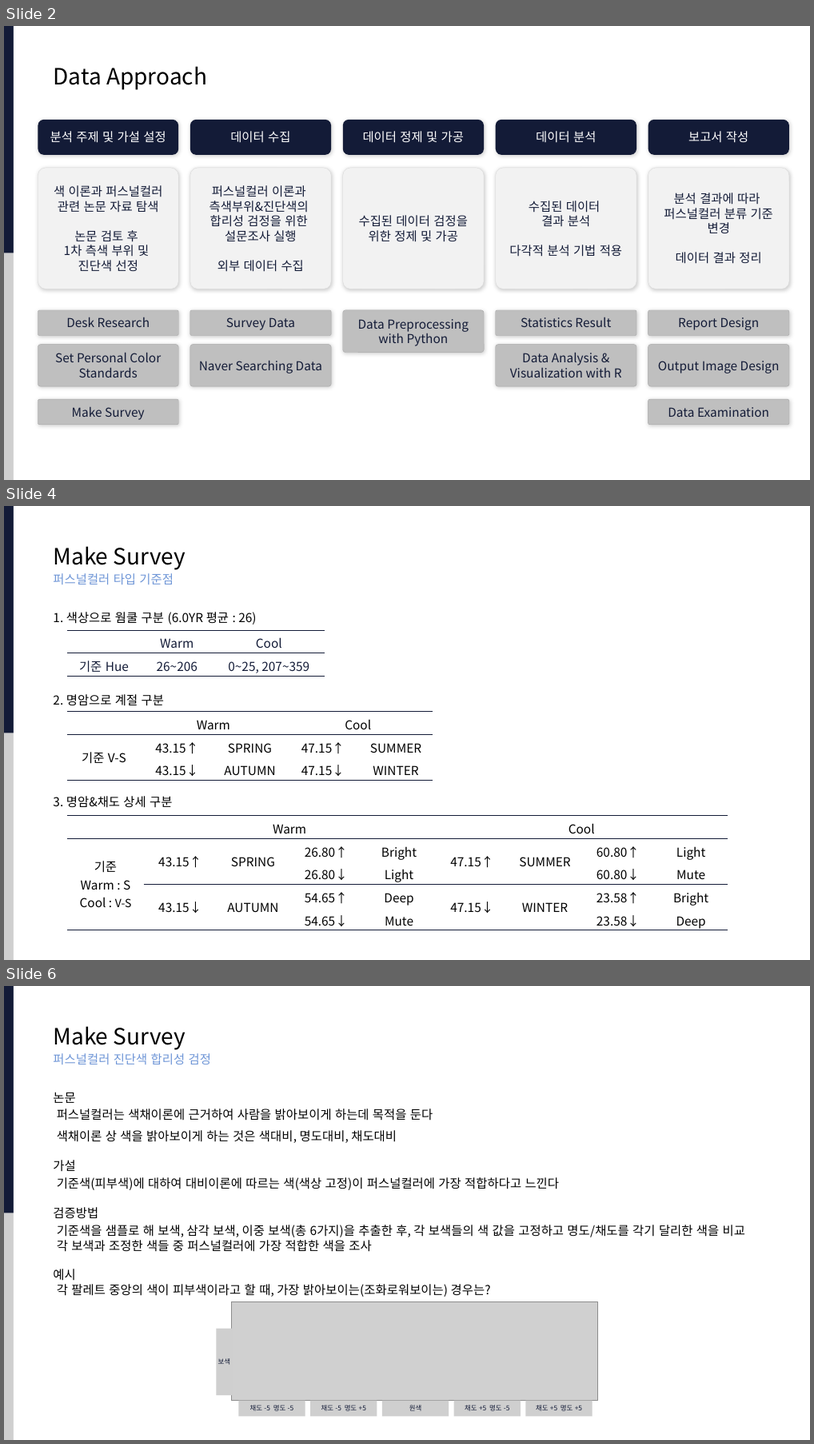
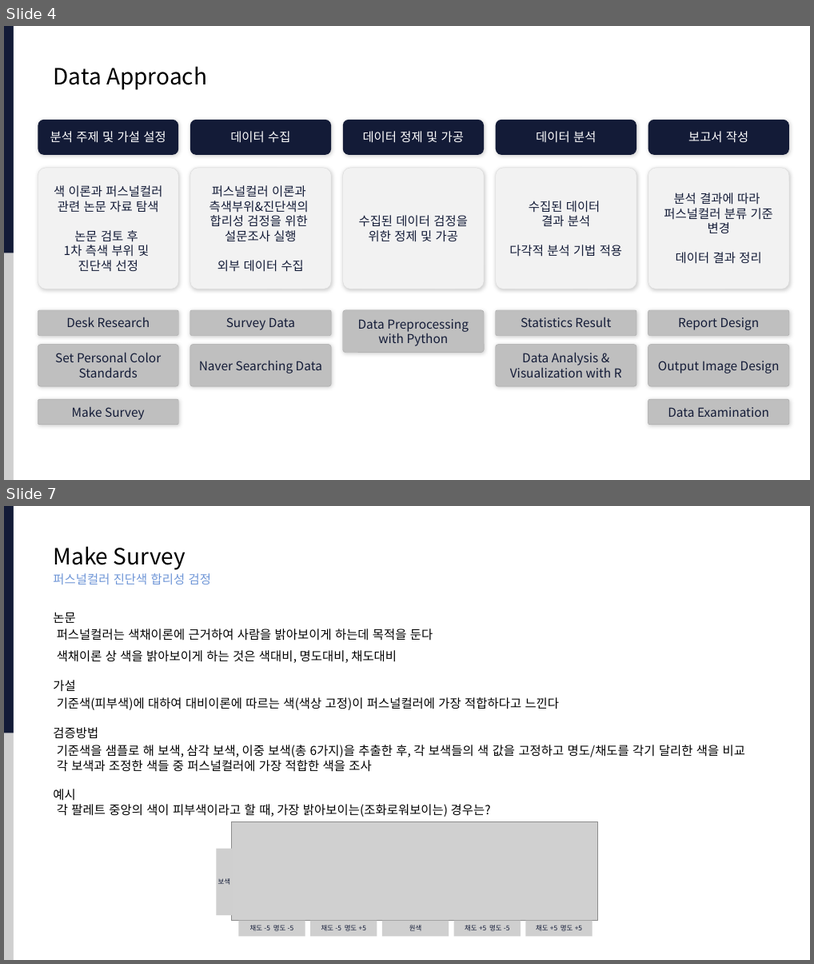
Before and after one commit to slmteruto/CAI, a slide deck: cys/PersonalColor Analysis Report.pptx. Shown one above the other, each under a label of ours: slides 2, 4 and 6 before the commit, slides 4 and 7 after it; the slides between them are not shown. The pictures are 814x1444 and 814x964 pixels, drawn with LibreOffice and Linux fonts; fonts in the diff are those of the drawing; grey boxes stand for pictures. Boxes give left, top, right and bottom in pixels: in the first picture for what was removed or moved away, otherwise in the second. Text is boxed around its words. In the diff, an @@ line names an element or a change of style, - is before the commit and + after.

```diff
--- a/cys/PersonalColor Analysis Report.pptx
+++ b/cys/PersonalColor Analysis Report.pptx
@@ slide 4 removed at <box>4,506,810,960</box>, background #FFFFFF @@
@@ rectangle removed at <box>4,506,19,959</box> @@
@@ rectangle removed at <box>14,506,810,959</box> @@
@@ text removed at <box>53,546,186,570</box> @@
-Make Survey
@@ text removed at <box>53,573,174,584</box> @@
-퍼스널컬러 타입 기준점
@@ text removed at <box>53,612,256,624</box> @@
-1. 색상으로 웜쿨 구분 (6.0YR 평균 : 26)
@@ table removed at <box>68,630,326,676</box>, 2 rows, 3 columns @@
- | Warm | Cool
-기준 Hue | 26~206 | 0~25, 207~359
@@ text removed at <box>53,694,164,706</box> @@
-2. 명암으로 계절 구분
@@ table removed at <box>68,712,434,780</box>, 3 rows, 5 columns @@
- | Warm |  | Cool | 
-기준 V-S | 43.15↑ | SPRING | 47.15↑ | SUMMER
- | 43.15↓ | AUTUMN | 47.15↓ | WINTER
@@ rectangle removed at <box>4,732,20,959</box> @@
@@ text removed at <box>53,796,172,808</box> @@
-3. 명암&채도 상세 구분
@@ table removed at <box>68,816,730,932</box>, 5 rows, 9 columns @@
- | Warm |  |  |  | Cool |  |  | 
-기준 / Warm : S / Cool : V-S | 43.15↑ | SPRING | 26.80↑ | Bright | 47.15↑ | SUMMER | 60.80↑ | Light
- |  |  | 26.80↓ | Light |  |  | 60.80↓ | Mute
- | 43.15↓ | AUTUMN | 54.65↑ | Deep | 47.15↓ | WINTER | 23.58↑ | Bright
- |  |  | 54.65↓ | Mute |  |  | 23.58↓ | Deep
@@ what was slide 2 is now slide 4 @@
@@ what was slide 6 is now slide 7 @@
```
Also in this commit, not shown: 5 slides changed, 9 slides added, 12 other slides removed.
